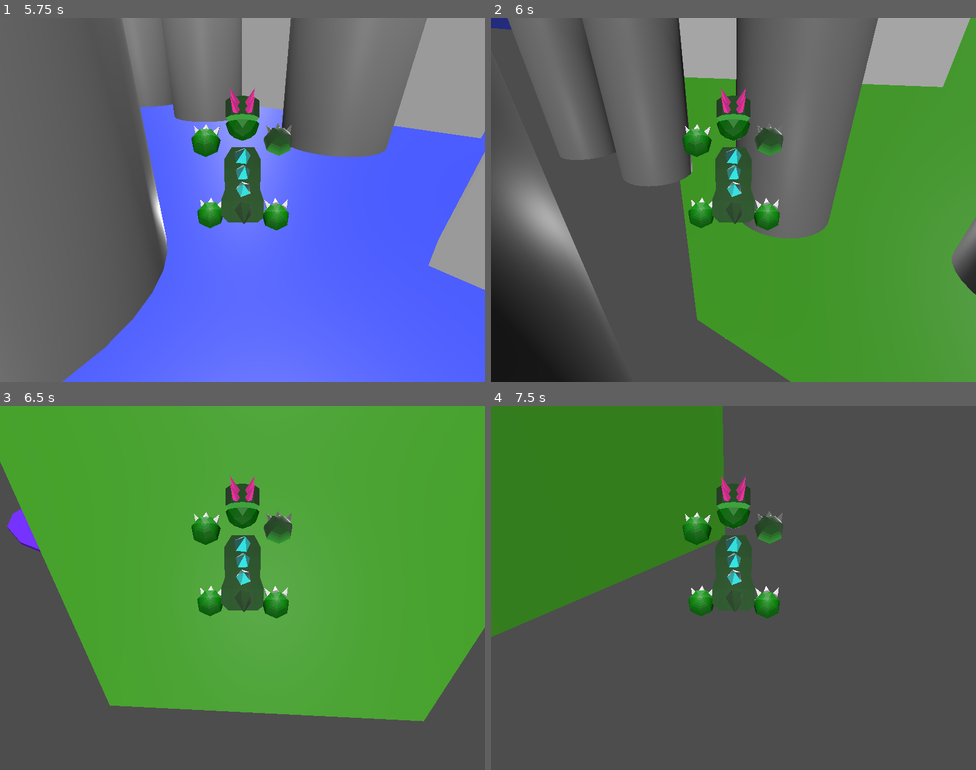
Above: before the commit, frames 1-4 (two rows, left to right).
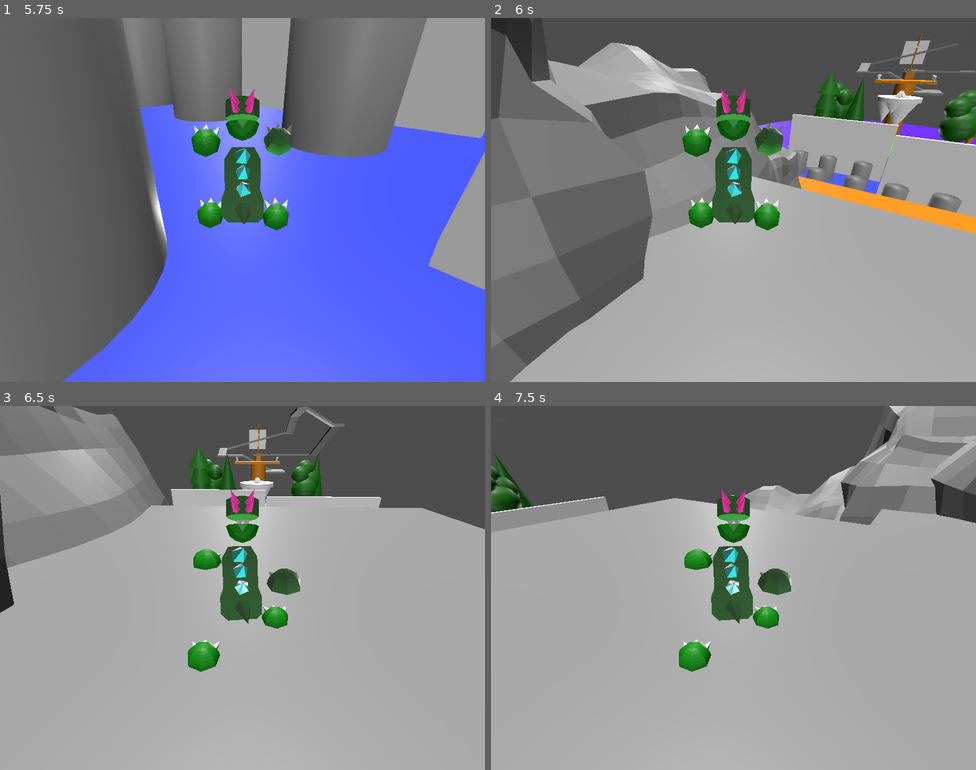
Above: after the commit, the same moments.

Repository: bazylevnik0/dinokid
Game: Godot game, scene res://mom-intro.tscn
Same seed, same stepped clock (60 frames per second), same inputs: the game is played once before the commit and once after it. Video files are missing from this copy of the repository; at most half a second of black plays in their place.
Inputs:
- Up to frame 1 (5.75 s): hold Up (move_forward) 0.53-2.03 s; tap Z (key_a) every 1.5 s from 0.6 to 5.1 s; tap Space (jump) at 0.77, 1.52, 3.02, 3.77, 4.52 s; tap X (key_b) at 1.35, 2.85, 4.35 s; hold Left (move_left) 2.03-3.53 s; hold Down (move_backward) 3.53-4.28 s; hold Right (move_right) 4.28-5.03 s; hold Up (move_forward) from 5.03 s (still down)
- Up to frame 2 (6 s): release Up (move_forward) at 5.78 s; hold Right (move_right) from 5.78 s (still down); tap X (key_b) at 5.85 s
- Up to frame 3 (6.5 s): keep holding Right (move_right); tap Space (jump) at 6.02 s
- Up to frame 4 (7.5 s): keep holding Right (move_right); tap Z (key_a) at 6.6 s; tap Space (jump) at 6.77 s; tap X (key_b) at 7.35 s

Frame 1 is identical in both runs. In frame 2, 78% of the frame differs, in the area x 0-100%, y 0-100%; in frame 3, 99%; in frame 4, 91%.
Error in both runs: Attempt to call function 'play' in base 'null instance' on a null instance. (res://Player.gd:18)

Commit message:
add collision boxes for knifes and river

Diff:
--- a/homeisland.gd
+++ b/homeisland.gd
@@ -1,16 +1,12 @@
 extends Node3D
-
 
 # Called when the node enters the scene tree for the first time.
 func _ready() -> void:
 	pass # Replace with function body.
 
-
 # Called every frame. 'delta' is the elapsed time since the previous frame.
 func _process(delta: float) -> void:
 	pass
-
-
 
 func _on_mountain_inside_area_body_entered(body: Node3D) -> void:
 	if body.name == "Player" :
@@ -19,9 +15,20 @@
 	pass # Replace with function body.
 
 
-
 func _on_mountain_inside_area_body_exited(body: Node3D) -> void:
 	if body.name == "Player" :
 		$Text.text = "..."
 		$Text.visible = false
 	pass # Replace with function body.
+
+
+func _on_mountain_down_area_body_entered(body: Node3D) -> void:
+	if body.name == "Player" :
+		$Dino/Player.position = Vector3(-0.053, 1.108, 0.386)
+	pass # Replace with function body.
+
+
+func _on_river_water_area_body_entered(body: Node3D) -> void:
+	if body.name == "Player" :
+		$Dino/Player.position = Vector3(-0.053, 1.108, 0.386)
+	pass # Replace with function body.
--- a/homeisland.tscn
+++ b/homeisland.tscn
@@ -180,6 +180,12 @@
 [sub_resource type="BoxShape3D" id="BoxShape3D_7d24q"]
 size = Vector3(1, 1, 1.14111)
 
+[sub_resource type="BoxShape3D" id="BoxShape3D_deb0t"]
+size = Vector3(1.8972, 0.555176, 0.77832)
+
+[sub_resource type="BoxShape3D" id="BoxShape3D_6xsvl"]
+size = Vector3(8.72192, 1.03516, 3.99593)
+
 [node name="Node3D" type="Node3D"]
 script = ExtResource("1_le85t")
 
@@ -464,5 +470,19 @@
 transform = Transform3D(1, 0, 0, 0, 1, 0, 0, 0, 1, 0, 0, -0.0705566)
 shape = SubResource("BoxShape3D_7d24q")
 
+[node name="MountainDownArea" type="Area3D" parent="."]
+
+[node name="CollisionShape3D" type="CollisionShape3D" parent="MountainDownArea"]
+transform = Transform3D(1, 0, 0, 0, 1, 0, 0, 0, 1, 0.0144272, -2.31632, -2.81703)
+shape = SubResource("BoxShape3D_deb0t")
+
+[node name="RiverWaterArea" type="Area3D" parent="."]
+
+[node name="CollisionShape3D" type="CollisionShape3D" parent="RiverWaterArea"]
+transform = Transform3D(0.998942, 0, 0.0459906, 0, 1, 0, -0.0459906, 0, 0.998942, 0.106334, -3.48161, -8.0999)
+shape = SubResource("BoxShape3D_6xsvl")
+
 [connection signal="body_entered" from="MountainInsideArea" to="." method="_on_mountain_inside_area_body_entered"]
 [connection signal="body_exited" from="MountainInsideArea" to="." method="_on_mountain_inside_area_body_exited"]
+[connection signal="body_entered" from="MountainDownArea" to="." method="_on_mountain_down_area_body_entered"]
+[connection signal="body_entered" from="RiverWaterArea" to="." method="_on_river_water_area_body_entered"]
Not shown: 1 places in homeisland.tscn that only renumber resources
